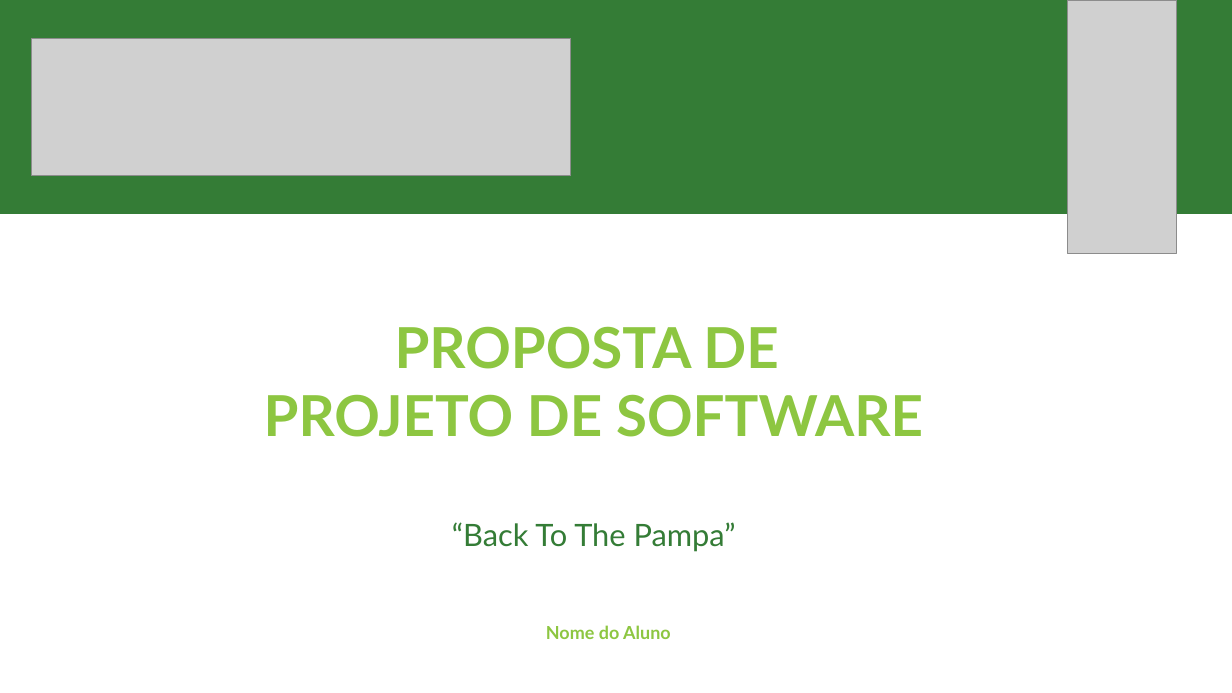
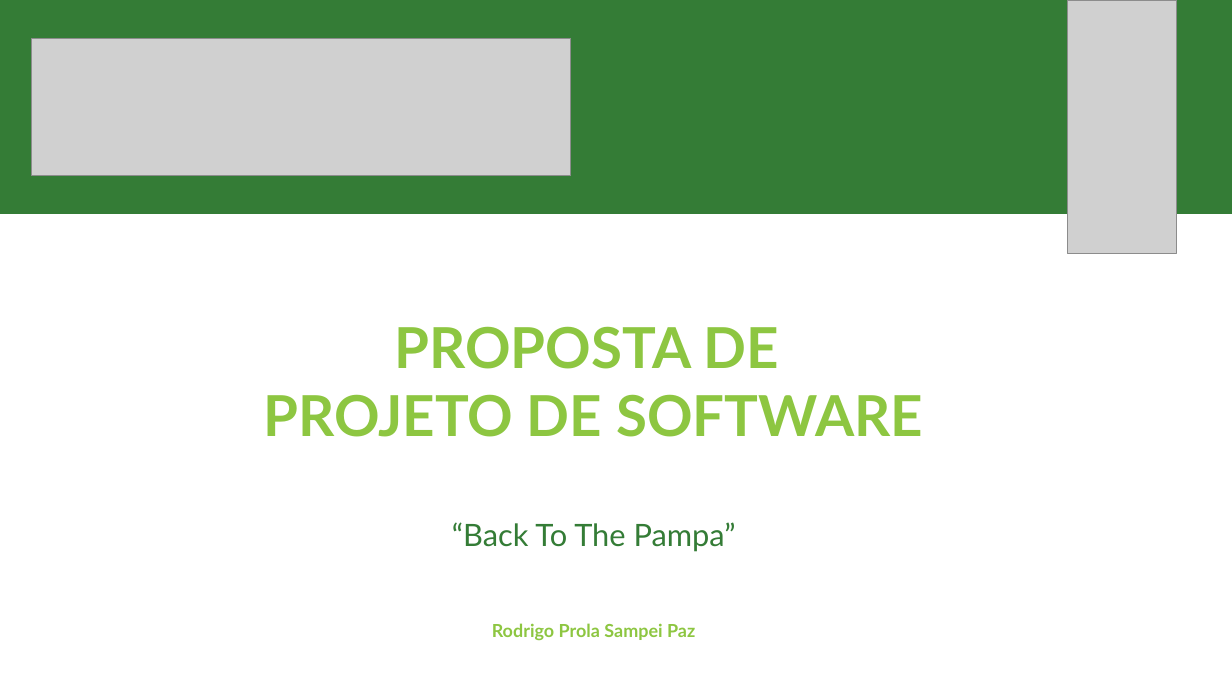
Before and after one commit to MegaRfenixXD/TCCBackToThePampa, a slide deck: slide 1 of DocumentosTCC/SlidePrototipagem.pptx. Drawn at 1232x693 pixels with LibreOffice and Linux fonts; fonts in the diff are those of the drawing; grey boxes stand for pictures. Boxes give left, top, right and bottom in pixels: in the first picture for what was removed or moved away, otherwise in the second. Text is boxed around its words. In the diff, an @@ line names an element or a change of style, - is before the commit and + after.

```diff
--- a/DocumentosTCC/SlidePrototipagem.pptx
+++ b/DocumentosTCC/SlidePrototipagem.pptx
@@ text at (x1=492, y1=623, x2=695, y2=641): text changed @@
-Nome do Aluno
+Rodrigo Prola Sampei Paz
```
Also in this commit, not shown: 2 other slides changed, 1 other file.
